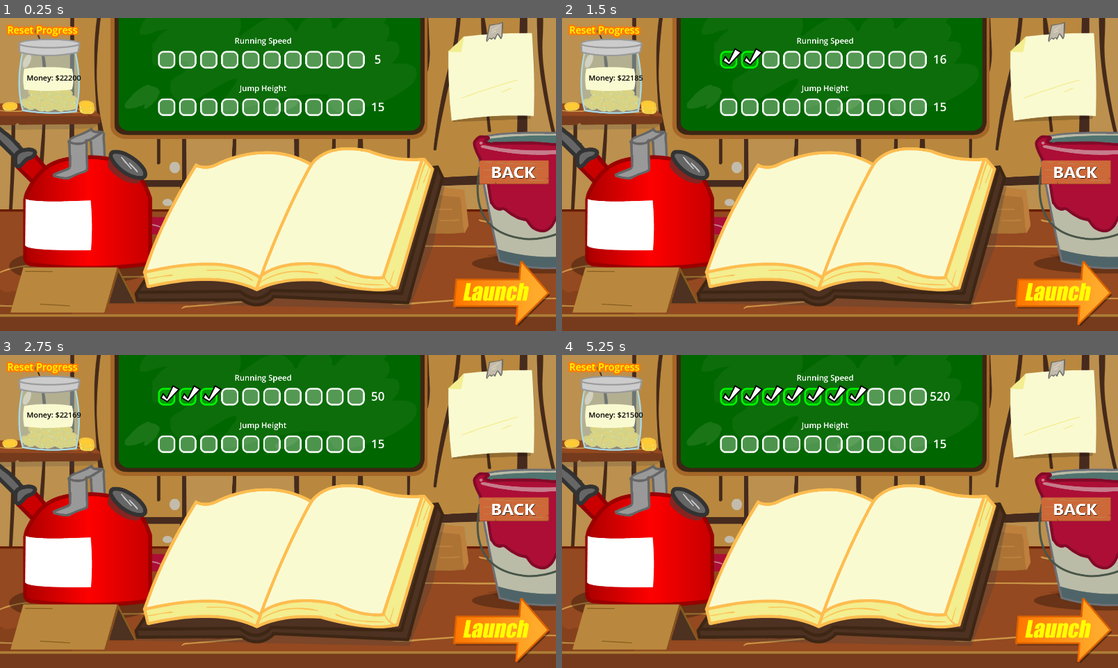
Above: before the commit, frames 1-4 (two rows, left to right).
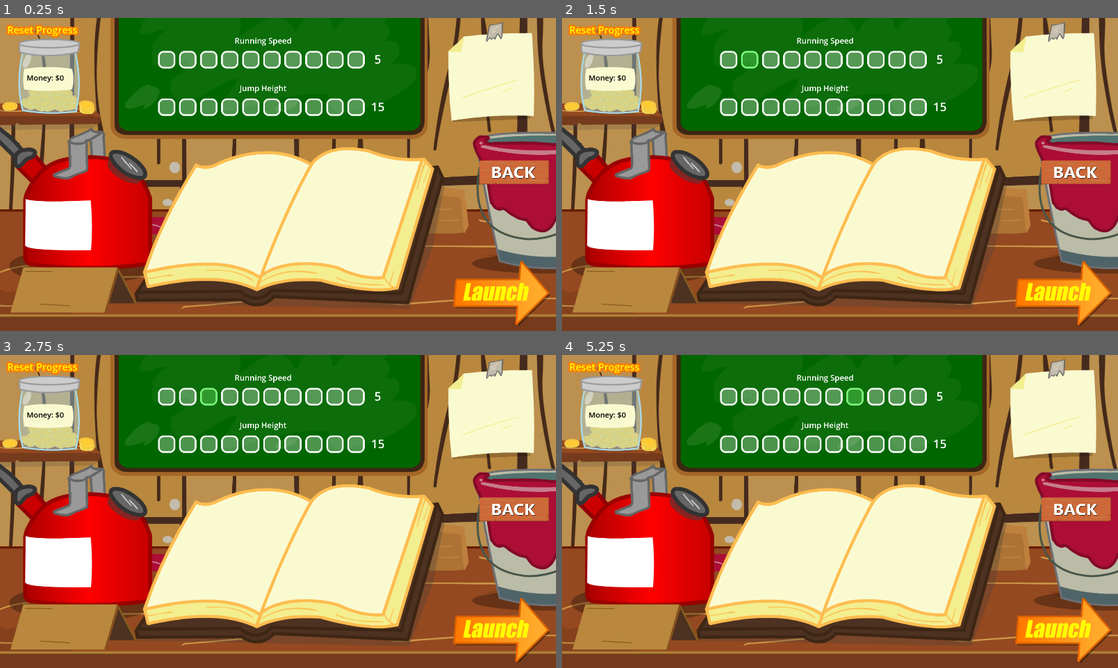
Above: after the commit, the same moments.

Repository: 100-Devs-1-Game/FlightOfHarmony
Game: Godot game, scene res://shop/shop.tscn
Two runs of this game, one before a commit and one after it. Both use one fixed random seed, a clock stepped at 60 frames per second and the inputs below.
Inputs (mouse positions are in pixels of both pictures, inside the frame that each line leads up to):
- Up to frame 1 (0.25 s): no input
- Up to frame 2 (1.5 s): click (728, 58) at 0.52 s; click (751, 58) at 1.27 s
- Up to frame 3 (2.75 s): click (211, 395) at 2.02 s
- Up to frame 4 (5.25 s): click (795, 395) at 2.77 s; click (812, 395) at 3.52 s; click (834, 395) at 4.27 s; click (856, 395) at 5.02 s

The runs differ from the first frame. In frame 1, less than 0.1% of the frame differs, in the area x 10-15%, y 18-20%; in frame 2, 0.5%; in frame 3, 0.6%; in frame 4, 1.4%, in the area x 10-70%, y 9-20%.

Commit message:
Refactor save manager

Diff:
--- a/src/core/pony_stats.gd
+++ b/src/core/pony_stats.gd
@@ -38,18 +38,27 @@
 			return null
 
 
+func get_stats()-> Array[SinglePonyStat]:
+	var result: Array[SinglePonyStat]
+	for stat in StatType.values():
+		result.append(get_stat(stat))
+	return result
+
+
 func get_level(stat: StatType) -> int:
 	var s = get_stat(stat)
 	if s == null:
 		return 0
-	return SettingsManager.get_level(s.id, 0)
+	return s.level
 
 
 func set_level(stat: StatType, level: int) -> void:
 	var s = get_stat(stat)
 	if s:
-		SettingsManager.set_level(s.id, level)
-		SettingsManager.save_game()
+		s.level= level
+		SaveManager.save_game()
+	else:
+		push_error(str("Can't find stat ", stat))
 
 
 func get_stat_value(stat: StatType) -> float:
@@ -73,12 +82,10 @@
 
 
 func reset_all_upgrades() -> void:
-	for stat in StatType.values():
-		var s := get_stat(stat)
-		if s:
-			SettingsManager.set_level(s.id, 0)
+	for stat in get_stats():
+		stat.level= 0
 
 	for i in range(upgrade_slots.size()):
 		upgrade_slots[i] = null
 
-	SettingsManager.save_game()
+	SaveManager.save_game()
--- a/src/core/single_pony_stat.gd
+++ b/src/core/single_pony_stat.gd
@@ -6,8 +6,8 @@
 @export var base_value: float
 @export var step_value: float
 
-## ID for saving and getting this specific resource
-@export var id: StringName
+var level: int
+
 
 ## calculate this stats value given a level
 func get_value(level: int)-> float:
--- a/src/global/global.gd
+++ b/src/global/global.gd
@@ -23,10 +23,6 @@
 	load_upgrades(BODY_UPGRADES_DIR, body_upgrades)
 	load_upgrades(MONEY_UPGRADES_DIR, money_upgrades)
 
-	#loads money from settings_manager.gd, if there's none sets it to default
-	money = int(SettingsManager.get_money(starting_money))
-	emit_signal("money_changed")
-
 
 func load_upgrades(dir: String, arr: Array[ShopUpgrade]) -> void:
 	for file in ResourceLoader.list_directory(dir):
@@ -42,17 +38,15 @@
 	if amount == 0:
 		return
 	money = max(0, money + amount)
-	emit_signal("money_changed")
-	SettingsManager.set_money(money)
-	SettingsManager.save_game()
+	money_changed.emit()
+	SaveManager.save_game()
 
 
 ## Overwrites previous currency with new amount
 func set_currency(amount: int) -> void:
 	money = max(0, amount)
-	emit_signal("money_changed")
-	SettingsManager.set_money(money)
-	SettingsManager.save_game()
+	money_changed.emit()
+	SaveManager.save_game()
 
 
 ## Checks if theres enough money to buy it
@@ -68,9 +62,9 @@
 		print("Insufficient money to buy upgrade")
 		return false
 	money -= cost
-	emit_signal("money_changed")
-	SettingsManager.set_money(money)
-	SettingsManager.save_game()
+	money_changed.emit()
+	SaveManager.save_game()
+
 	return true
 
 
--- /dev/null
+++ b/src/global/save_manager.gd
@@ -0,0 +1,70 @@
+extends Node
+
+@export var save_path: String
+@export var reset_game: bool= false
+@export var pony_stats: PonyStats
+
+var bought_upgrades: Array[ShopUpgrade]
+
+
+
+func _ready() -> void:
+	load_game()
+	get_tree().root.connect("tree_exiting", Callable(self, "_on_tree_exiting"))
+
+
+func save_game() -> void:
+	var dict: Dictionary
+
+	dict["money"]= Global.money
+
+	var arr_levels:= []
+	for stat in pony_stats.get_stats():
+		arr_levels.append(stat.level)
+	dict["levels"]= arr_levels
+
+	var arr_upgrades:= []
+	for upgrade in pony_stats.upgrade_slots:
+		if upgrade:
+			arr_upgrades.append(upgrade.resource_path)
+		else:
+			arr_upgrades.append("")
+
+	dict["active_upgrades"]= arr_upgrades
+
+	var arr_bought:= []
+	for upgrade in bought_upgrades:
+		arr_bought.append(upgrade.resource_path)
+
+	dict["bought_upgrades"]= arr_bought
+
+	var file:= FileAccess.open(save_path, FileAccess.WRITE)
+	file.store_string(JSON.stringify(dict))
+	file.close()
+
+
+func load_game() -> void:
+	if not FileAccess.file_exists(save_path):
+		return
+
+	var dict: Dictionary= JSON.parse_string(FileAccess.get_file_as_string(save_path))
+
+	Global.money= dict["money"]
+
+	var arr: Array= dict["levels"]
+	for stat in pony_stats.get_stats():
+		stat.level= arr.pop_front()
+
+	arr= dict["active_upgrades"]
+	for i in pony_stats.upgrade_slots.size():
+		var upgrade_path: String= arr.pop_front()
+		if upgrade_path:
+			pony_stats.upgrade_slots[i]= load(upgrade_path)
+
+	arr= dict["bought_upgrades"]
+	for path: String in arr:
+		bought_upgrades.append(load(path))
+
+
+func _on_tree_exiting() -> void:
+	save_game()
--- /dev/null
+++ b/src/global/save_manager.tscn
@@ -0,0 +1,9 @@
+[gd_scene load_steps=3 format=3 uid="uid://c31srgro04ru5"]
+
+[ext_resource type="Script" uid="uid://pikbtygppg88" path="res://global/save_manager.gd" id="1_r2asm"]
+[ext_resource type="Resource" uid="uid://6mawpae7apr7" path="res://core/pony_stats.tres" id="2_csska"]
+
+[node name="SaveManager" type="Node"]
+script = ExtResource("1_r2asm")
+save_path = "user://savegame.json"
+pony_stats = ExtResource("2_csska")
--- a/src/global/settings_manager.gd
+++ /dev/null
@@ -1,78 +0,0 @@
-extends Node
-
-var levels: Dictionary = {}
-#I'll reorganize all this later, stuff starting getting
-#mixed together since I haven't slept 😅
-
-const SAVE_PATH := "user://upgrades.cfg"
-const SEC_LEVELS := "levels"
-const SEC_MONEY := "money"
-const KEY_BALANCE := "balance"
-
-var _money_loaded: bool = false
-var _cached_money: int = 0
-
-var reset_on_startup: bool = false
-
-func _ready() -> void:
-	load_game()
-	get_tree().root.connect("tree_exiting", Callable(self, "_on_tree_exiting"))
-	if reset_on_startup:
-		set_money(200)
-		save_game()
-
-func set_level(id: StringName, level: int) -> void:
-	levels[id] = level
-
-func get_level(id: StringName, default_level: int = 0) -> int:
-	return int(levels.get(id, default_level))
-
-func set_money(value: int) -> void:
-	if value < 0:
-		value = 0
-	_cached_money = value
-	_money_loaded = true
-
-func get_money(default_value: int = 0) -> int:
-	if _money_loaded:
-		return _cached_money
-	return default_value
-
-func save_game() -> void:
-	var cfg = ConfigFile.new()
-
-	for id in levels.keys():
-		cfg.set_value(SEC_LEVELS, String(id), int(levels[id]))
-
-	cfg.set_value(SEC_MONEY, KEY_BALANCE, _cached_money)
-
-	var err = cfg.save(SAVE_PATH)
-	if err != OK:
-		push_warning("Failed to save settings: " + str(err))
-	else:
-		#print("Saved levels:", levels, " | money:", _cached_money)
-		pass
-
-func load_game() -> void:
-	levels.clear()
-	_money_loaded = false
-	_cached_money = 0
-
-	var cfg = ConfigFile.new()
-	var err = cfg.load(SAVE_PATH)
-	if err != OK:
-		print("No save yet, starting fresh.")
-		return
-
-	if cfg.has_section(SEC_LEVELS):
-		for key in cfg.get_section_keys(SEC_LEVELS):
-			levels[StringName(key)] = int(cfg.get_value(SEC_LEVELS, key))
-
-	if cfg.has_section_key(SEC_MONEY, KEY_BALANCE):
-		_cached_money = int(cfg.get_value(SEC_MONEY, KEY_BALANCE))
-		_money_loaded = true
-
-	#print("Loaded levels:", levels, " | money:", _cached_money)
-
-func _on_tree_exiting() -> void:
-	save_game()
--- a/src/project.godot
+++ b/src/project.godot
@@ -17,10 +17,10 @@
 
 [autoload]
 
-SettingsManager="*res://global/settings_manager.gd"
 Global="*res://global/global.gd"
 LevelManager="*res://global/level_manager.gd"
 EventChannel="*res://global/event_channel.gd"
+SaveManager="*res://global/save_manager.tscn"
 
 [display]
 
--- a/src/shop/check_button_row.gd
+++ b/src/shop/check_button_row.gd
@@ -14,9 +14,8 @@
 	title_label.text = title
 
 	var s = pony_stats.get_stat(stat)
-	if s:
-		var saved := SettingsManager.get_level(s.id, 0)
-		_disable_buttons(saved)
+	if s.level:
+		_disable_buttons(s.level)
 	_update_next_cost()
 
 	var level = 1
@@ -40,7 +39,7 @@
 
 	pony_stats.set_level(stat, level)
 	_disable_buttons(level)
-	SettingsManager.save_game()
+	SaveManager.save_game()
 	_update_next_cost()
 
 
@@ -59,7 +58,7 @@
 		balance_label.text = "-"
 		return
 
-	var cur_level = SettingsManager.get_level(stat_res.id, 0)
+	var cur_level: int= stat_res.level
 	if cur_level >= 0 and cur_level < stat_res.cost.size():
 		balance_label.text = str(stat_res.cost[cur_level])
 	else:
Renamed: src/global/settings_manager.gd.uid -> src/global/save_manager.gd.uid
